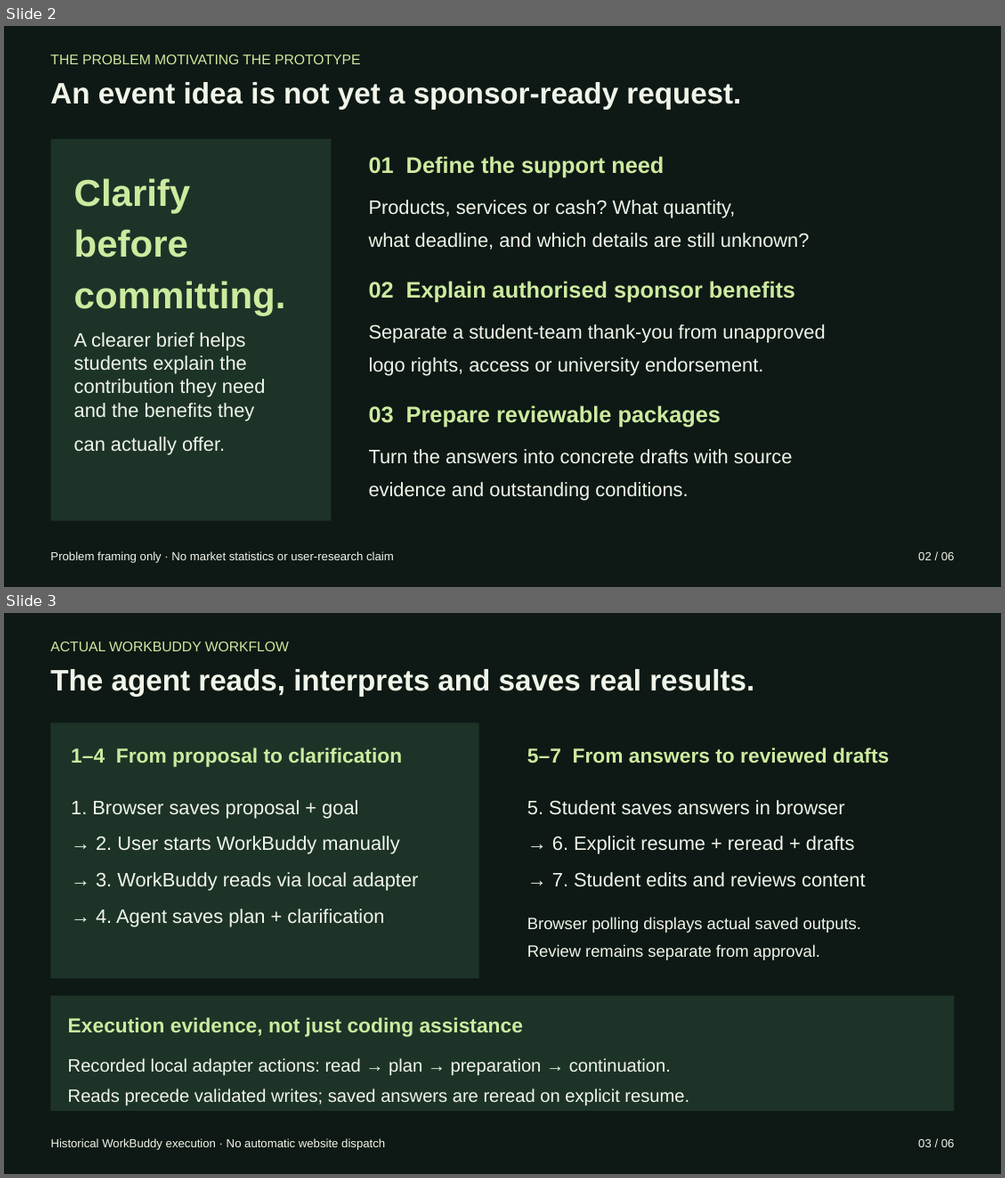
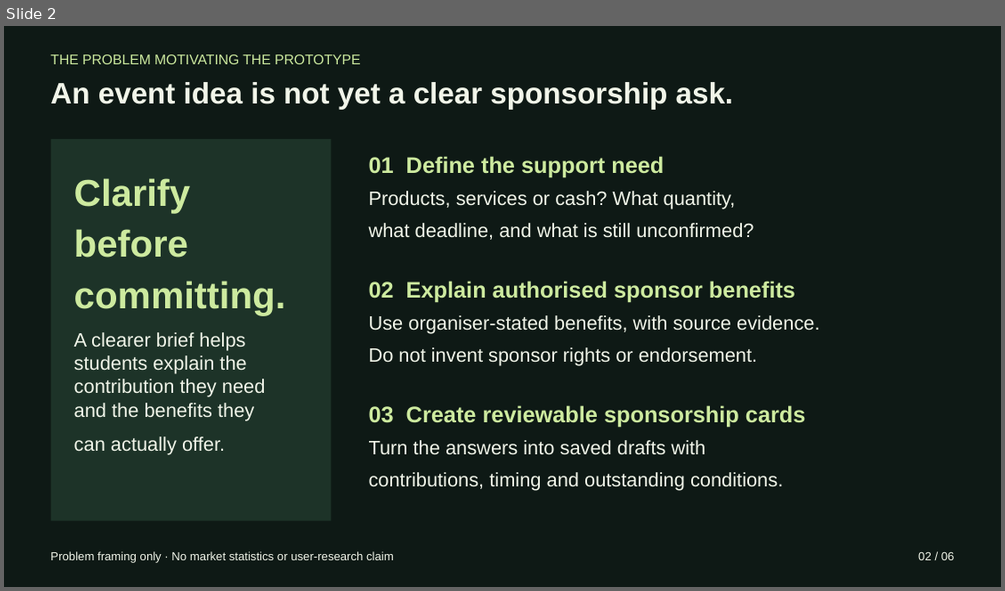
Before and after one commit to ryuhanbin/sponsorbridge-hackathon, a slide deck: slides/SponsorBridge-pitch.pptx. Shown one above the other, each under a label of ours: slides 2 and 3 before the commit, slide 2 after it. The pictures are 1005x1178 and 1005x591 pixels, drawn with LibreOffice and Linux fonts; fonts in the diff are those of the drawing. Boxes give left, top, right and bottom in pixels: in the first picture for what was removed or moved away, otherwise in the second. Text is boxed around its words. In the diff, an @@ line names an element or a change of style, - is before the commit and + after.

```diff
--- a/slides/SponsorBridge-pitch.pptx
+++ b/slides/SponsorBridge-pitch.pptx
@@ slide 3 removed at bbox=[4, 613, 1001, 1174], background #FFFFFF @@
@@ rectangle removed at bbox=[4, 613, 1001, 1174] @@
@@ text removed at bbox=[50, 641, 289, 651] @@
-ACTUAL WORKBUDDY WORKFLOW
@@ text removed at bbox=[50, 669, 754, 696] @@
-The agent reads, interprets and saves real results.
@@ rectangle removed at bbox=[50, 723, 479, 979] @@
@@ text removed at bbox=[71, 747, 402, 767] @@
-1–4 From proposal to clarification
@@ text removed at bbox=[527, 747, 889, 763] @@
-5–7 From answers to reviewed drafts
@@ text removed at bbox=[71, 800, 418, 926] @@
-1. Browser saves proposal + goal
-→ 2. User starts WorkBuddy manually
-→ 3. WorkBuddy reads via local adapter
-→ 4. Agent saves plan + clarification
@@ text removed at bbox=[527, 800, 866, 887] @@
-5. Student saves answers in browser
-→ 6. Explicit resume + reread + drafts
-→ 7. Student edits and reviews content
@@ text removed at bbox=[527, 916, 861, 960] @@
-Browser polling displays actual saved outputs.
-Review remains separate from approval.
@@ rectangle removed at bbox=[50, 995, 954, 1111] @@
@@ text removed at bbox=[68, 1017, 523, 1037] @@
-Execution evidence, not just coding assistance
@@ text removed at bbox=[68, 1058, 689, 1105] @@
-Recorded local adapter actions: read → plan → preparation → continuation.
-Reads precede validated writes; saved answers are reread on explicit resume.
@@ text removed at bbox=[51, 1138, 385, 1150] @@
-Historical WorkBuddy execution · No automatic website dispatch
@@ text removed at bbox=[918, 1138, 955, 1147] @@
-03 / 06
@@ slide 2 changed as well @@
@@ text at bbox=[50, 82, 734, 109]: text changed @@
-An event idea is not yet a sponsor-ready request.
+An event idea is not yet a clear sponsorship ask.
@@ text at bbox=[369, 191, 753, 240]: text changed @@
-Products, services or cash? What quantity,
-what deadline, and which details are still unknown?
+Products, services or cash? What quantity,
+what deadline, and what is still unconfirmed?
@@ text at bbox=[369, 315, 819, 366]: text changed @@
-Separate a student-team thank-you from unapproved
-logo rights, access or university endorsement.
+Use organiser-stated benefits, with source evidence.
+Do not invent sponsor rights or endorsement.
@@ text at bbox=[369, 405, 806, 426]: text changed @@
-03 Prepare reviewable packages
+03 Create reviewable sponsorship cards
@@ text at bbox=[369, 440, 783, 491]: text changed @@
-Turn the answers into concrete drafts with source
-evidence and outstanding conditions.
+Turn the answers into saved drafts with
+contributions, timing and outstanding conditions.
```
Also in this commit, not shown: 3 other slides changed, 2 slides added, 1 other slide removed.
